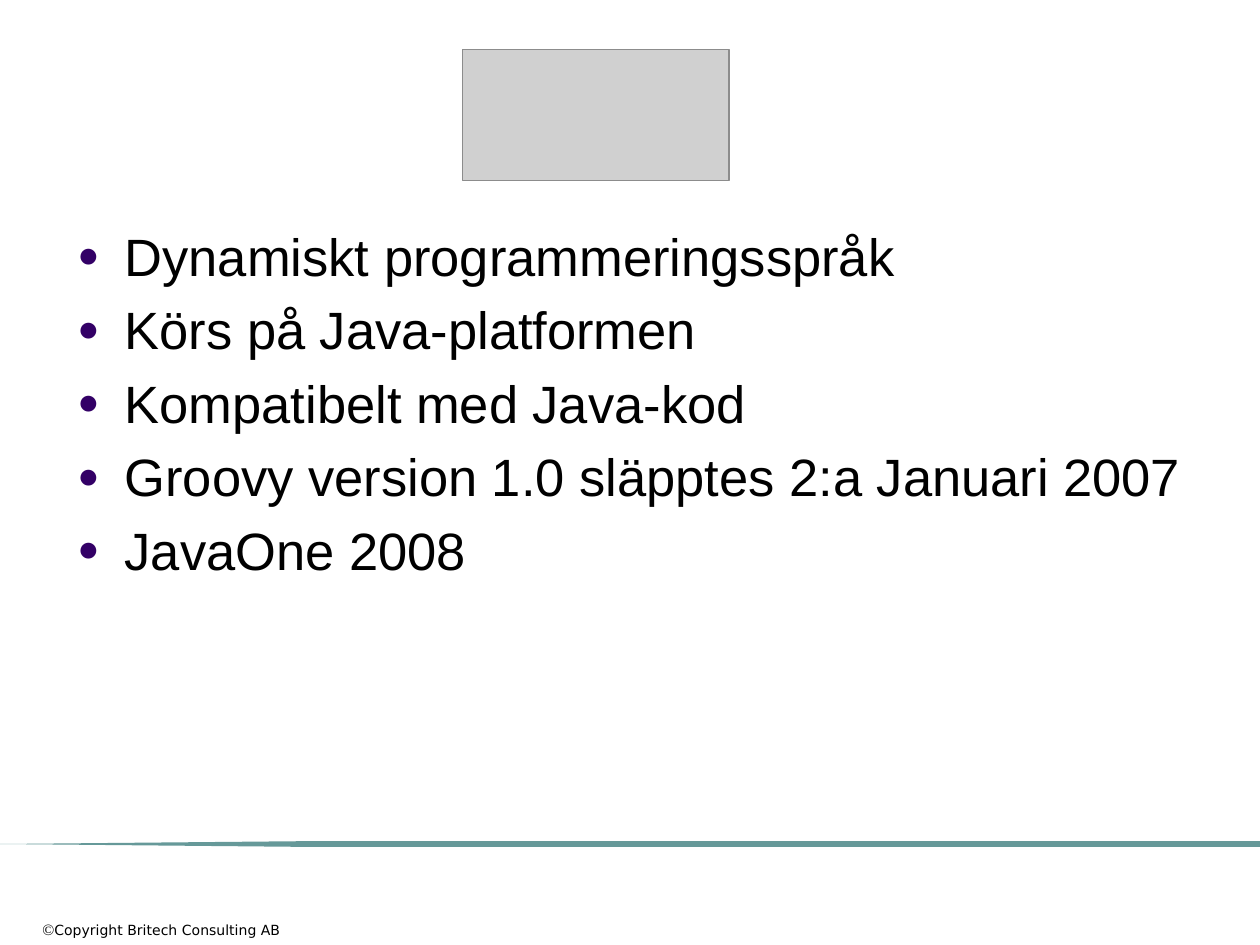
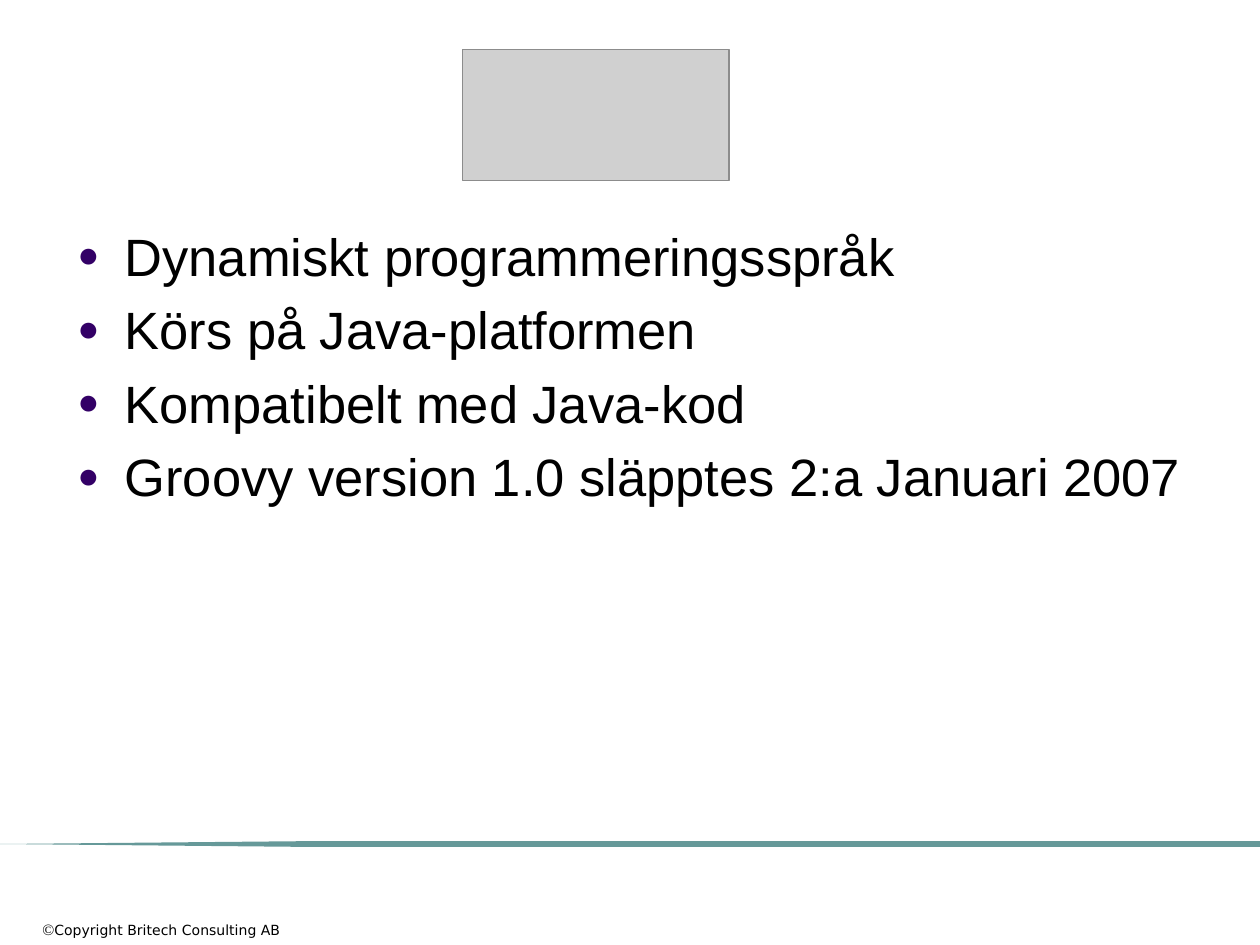
Before and after one commit to me97esn/groovyseminarium, a slide deck: slide 11 of groovyseminarie/dokument/groovyseminarium_source_w_logo.pptx (slide 3 before the commit). Drawn at 1260x945 pixels with LibreOffice and Linux fonts; fonts in the diff are those of the drawing; grey boxes stand for pictures; background and template pictures are left out. Boxes give left, top, right and bottom in pixels: in the first picture for what was removed or moved away, otherwise in the second. Text is boxed around its words. In the diff, an @@ line names an element or a change of style, - is before the commit and + after.

```diff
--- a/groovyseminarie/dokument/groovyseminarium_source_w_logo.pptx
+++ b/groovyseminarie/dokument/groovyseminarium_source_w_logo.pptx
@@ text at [125, 533, 466, 571]: paragraph removed @@
-● JavaOne 2008
```
Also in this commit, not shown: 8 other slides changed, 34 slides added, 14 slides removed, 1 other file.
